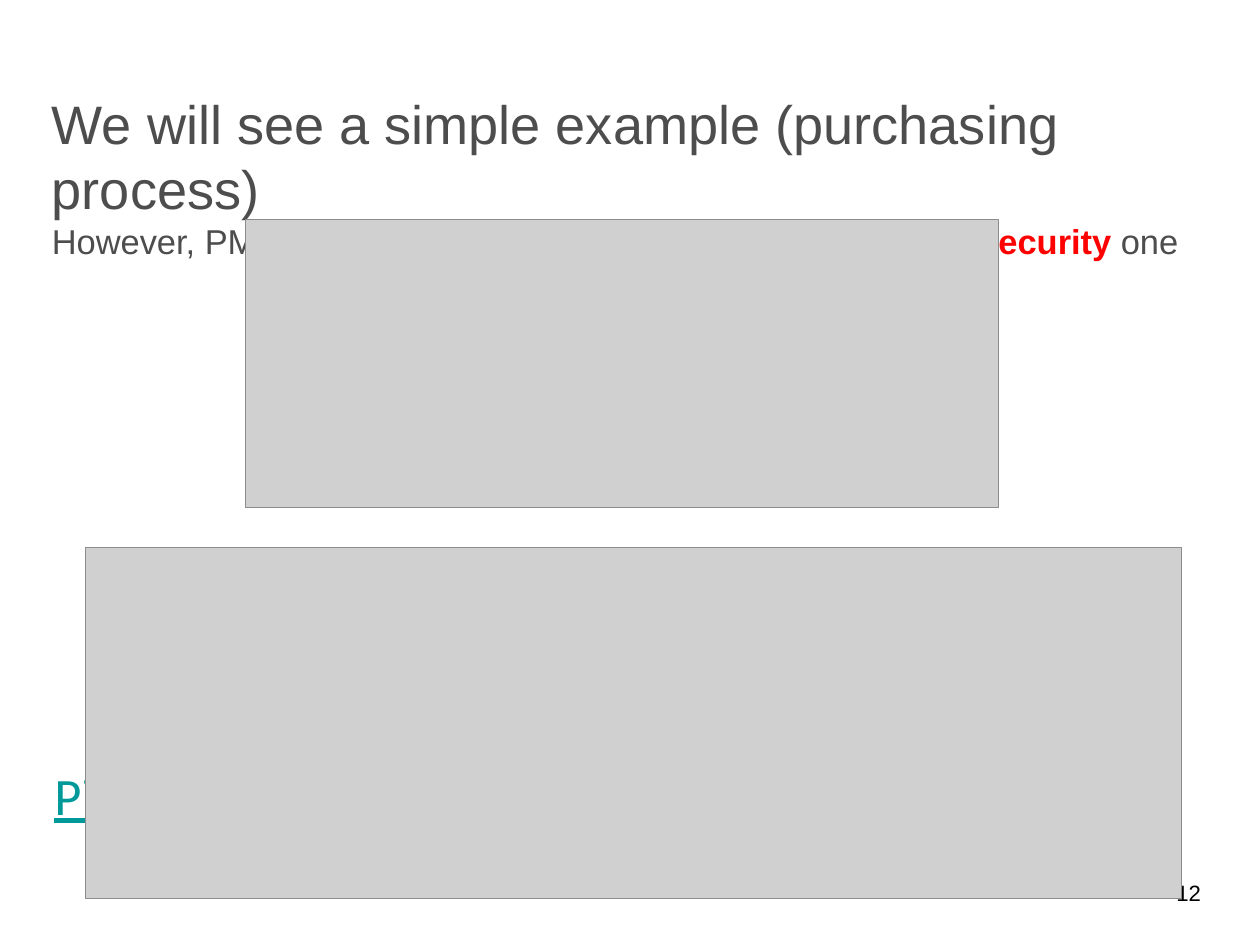
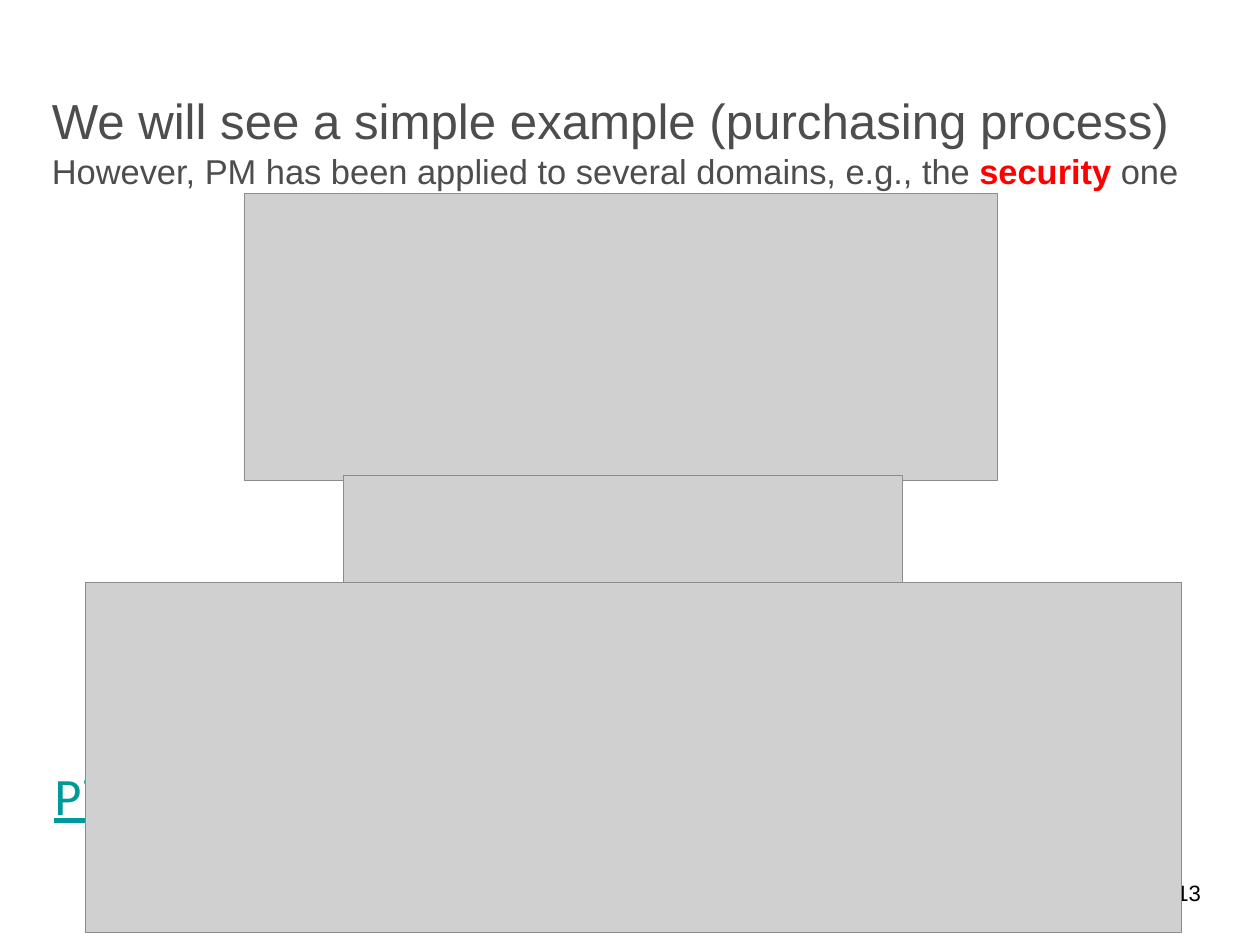
Before and after one commit to EMbeDS-education/ComputingDataAnalysisModeling20252026, a slide deck: slide 13 of PDAI/slides/processMining/ProcessMiningTutorial.pptx (slide 12 before the commit). Drawn at 1260x945 pixels with LibreOffice and Linux fonts; fonts in the diff are those of the drawing; grey boxes stand for pictures; background and template pictures are left out. Boxes give left, top, right and bottom in pixels: in the first picture for what was removed or moved away, otherwise in the second. Text is boxed around its words. In the diff, an @@ line names an element or a change of style, - is before the commit and + after.

```diff
--- a/PDAI/slides/processMining/ProcessMiningTutorial.pptx
+++ b/PDAI/slides/processMining/ProcessMiningTutorial.pptx
@@ title "We will see a simple ..." at bbox=[52, 103, 1178, 190]: size 44 to 40 pt in "We will see a simple example (purchasing ..." @@
@@ picture: place and size @@
-picture at bbox=[245, 220, 999, 508]
+picture at bbox=[245, 193, 998, 481]
@@ picture added at bbox=[344, 476, 902, 583] @@
@@ picture: place and size @@
-picture at bbox=[86, 548, 1182, 898]
+picture at bbox=[86, 583, 1182, 933]
@@ page number at bbox=[1176, 884, 1201, 907]: text changed @@
-12
+13
```
Also in this commit, not shown: 5 other slides changed, 1 slide added, 3 other files.
